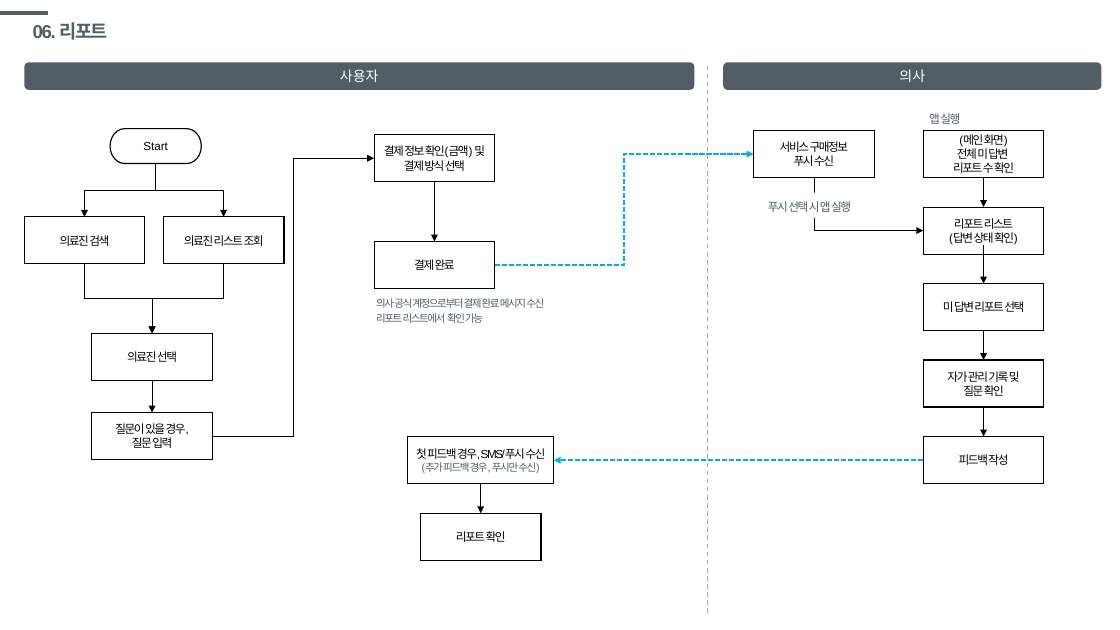
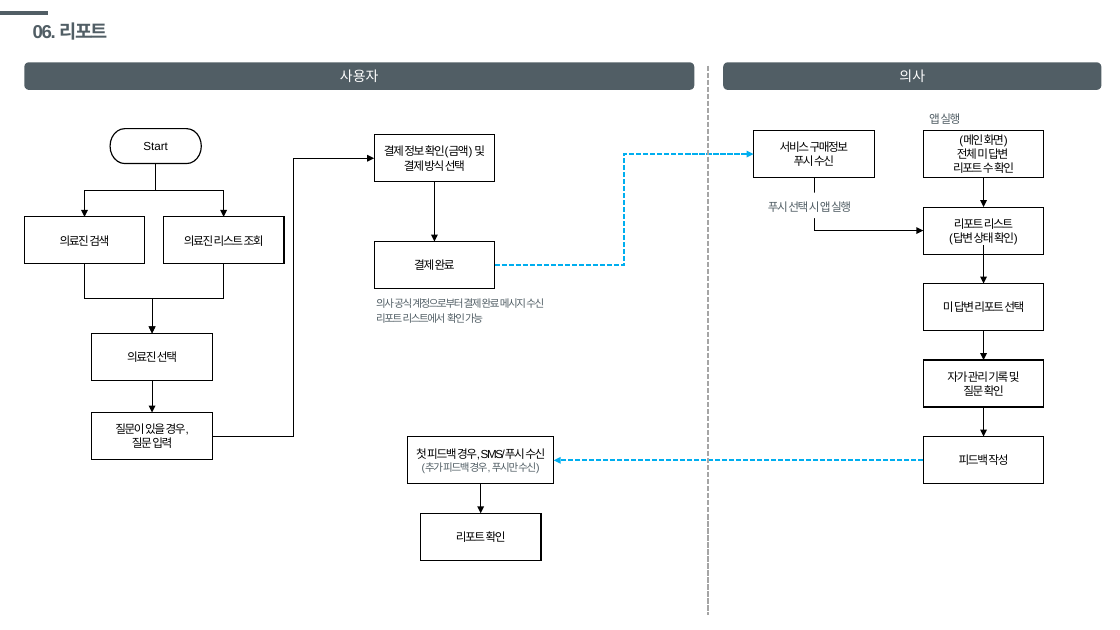
Before and after one commit to windsoccer/H160, a slide deck: slide 26 of 01 기획/SF_[건강160]당뇨_20191002.pptx (slide 27 before the commit). Drawn at 1120x630 pixels with LibreOffice and Linux fonts; fonts in the diff are those of the drawing. Boxes give left, top, right and bottom in pixels: in the first picture for what was removed or moved away, otherwise in the second. Text is boxed around its words. In the diff, an @@ line names an element or a change of style, - is before the commit and + after.

```diff
--- a/01 기획/SF_[건강160]당뇨_20191002.pptx
+++ b/01 기획/SF_[건강160]당뇨_20191002.pptx
@@ line (708, 66) - (708, 615): stroke #A5A5A5 1 pt dashed to #A5A5A5 1.5 pt dashed @@
```
Also in this commit, not shown: 10 other slides changed, 2 slides removed.
